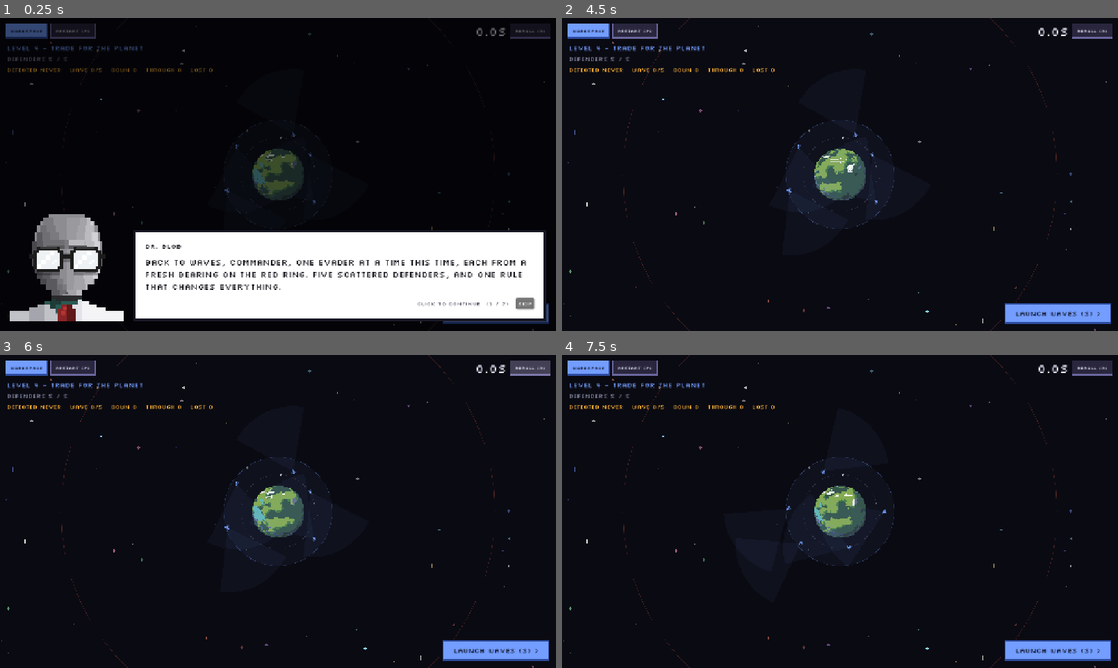
Above: before the commit, frames 1-4 (two rows, left to right).
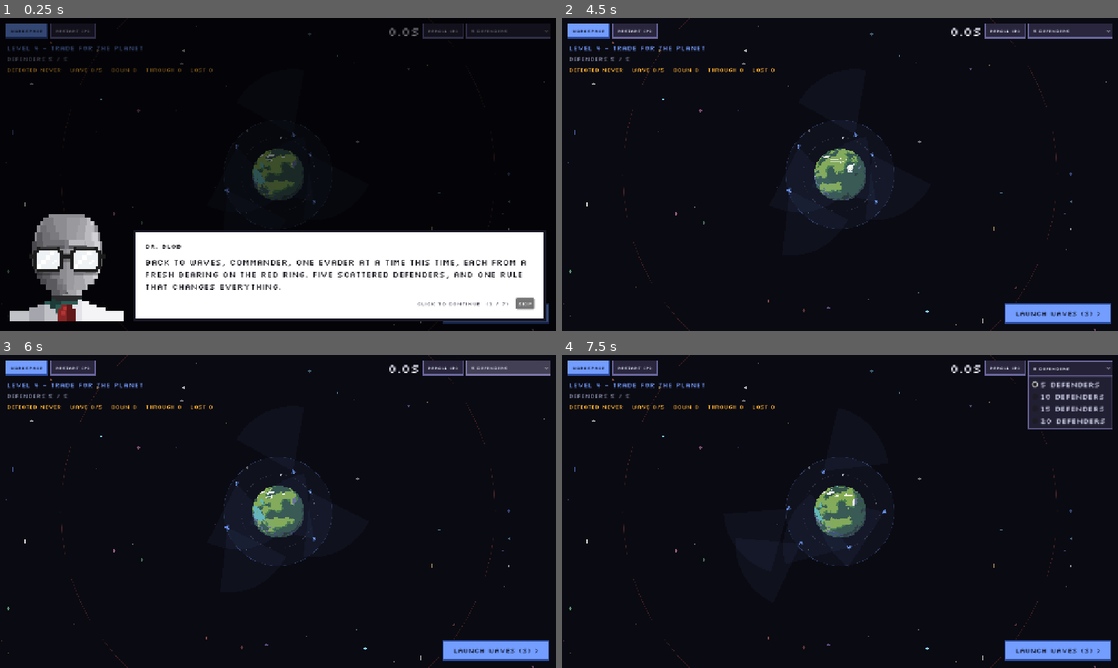
Above: after the commit, the same moments.

Repository: GMU-ASRC/astro-swarm
Game: Godot game, scene res://levels/modes/level4/Level4Scene.tscn
Same seed, same stepped clock (60 frames per second), same inputs: the game is played once before the commit and once after it. This scene is started directly instead of the project's main scene.
Inputs (mouse positions are in pixels of both pictures, inside the frame that each line leads up to):
- Up to frame 1 (0.25 s): no input
- Up to frame 2 (4.5 s): click "RESTART (P)" at 0.5 s; click "RESTART (P)" at 1.25 s; click "RESTART (P)" at 2 s; click "LAUNCH WAVES (S) >" at 2.75 s; click "LAUNCH WAVES (S) >" at 3.5 s; click "SKIP" at 4.25 s
- Up to frame 3 (6 s): click "WORKSPACE" at 5 s; click "← Base" at 5.75 s
- Up to frame 4 (7.5 s): click "REROLL (R)" at 6.5 s; click (1067, 367) at 7.25 s, where only the run after the commit has a clickable "5 DEFENDERS"

The runs differ from the first frame. In frame 1, 0.3% of the frame differs, in the area x 70-99%, y 1-7%; in frame 2, 0.8%; in frame 3, 0.8%; in frame 4, 3.5%, in the area x 70-99%, y 1-24%.

Commit message:
Allow up to 20 defenders in level 4

Diff:
--- a/levels/modes/level4/Level4Scene.gd
+++ b/levels/modes/level4/Level4Scene.gd
@@ -1,4 +1,6 @@
 extends "res://levels/modes/WaveBase.gd"
+
+const LEVEL_FOUR_DEFENDER_OPTIONS := [5, 10, 15, 20]
 
 func _has_attrition() -> bool:
 	return true
@@ -8,3 +10,6 @@
 
 func _level_title() -> String:
 	return "LEVEL 4 - TRADE FOR THE PLANET"
+
+func _defender_options() -> Array:
+	return LEVEL_FOUR_DEFENDER_OPTIONS
